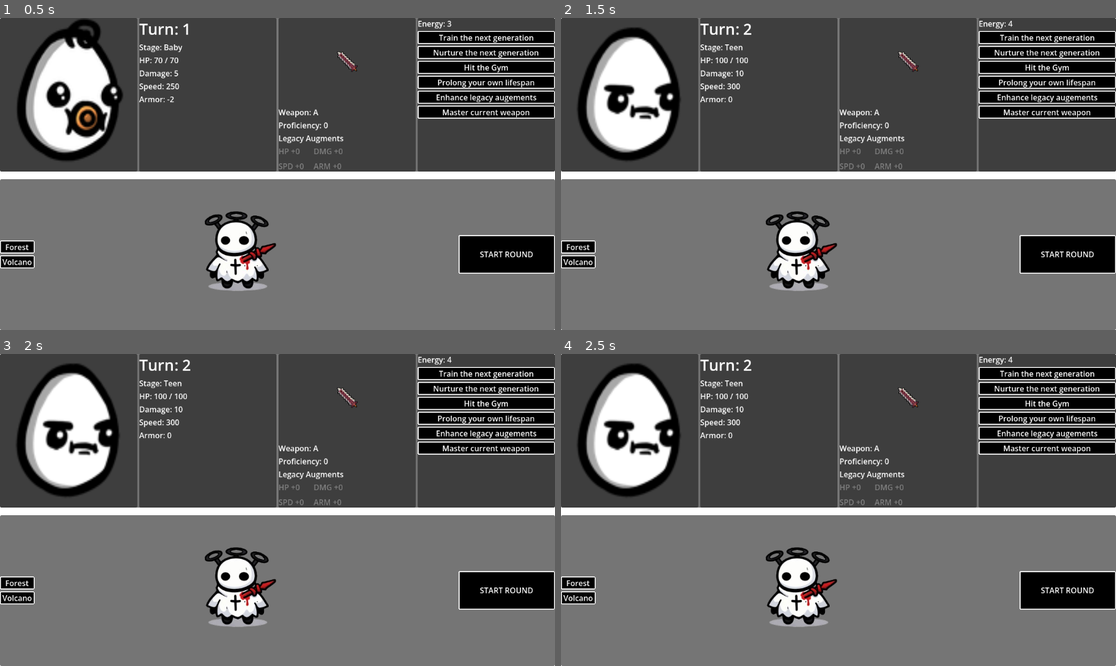
Above: before the commit, frames 1-4 (two rows, left to right).
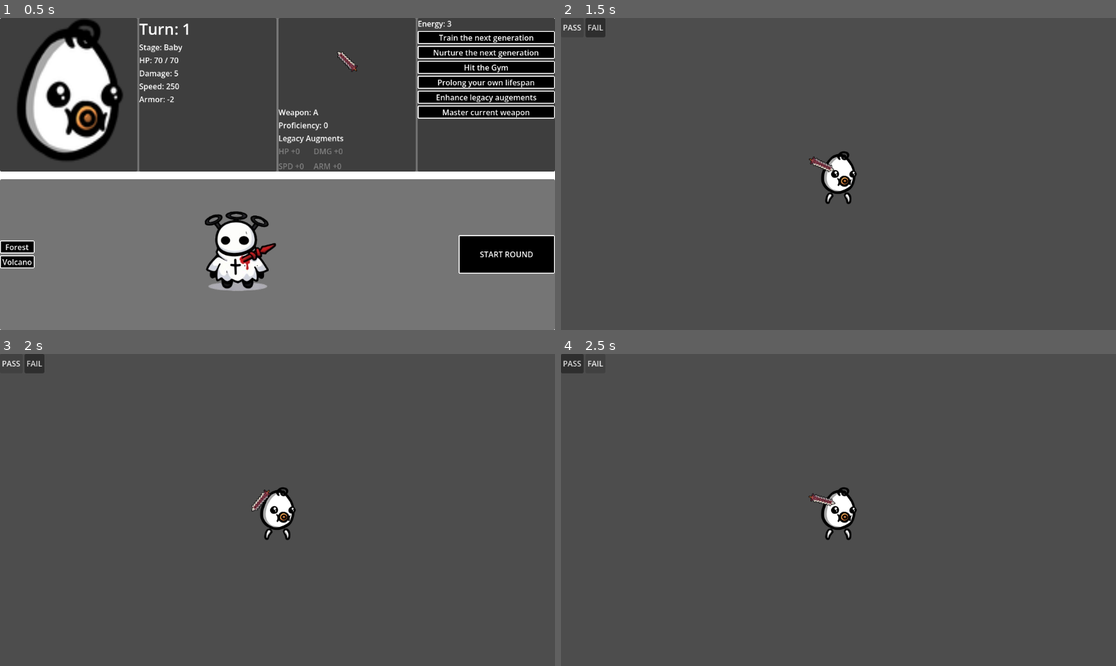
Above: after the commit, the same moments.

Repository: JZ-Zhou-UofC/Calgary-Hacks-2026-John-Vincent
Game: Godot game, scene res://scenes/main.tscn
Same seed, same stepped clock (60 frames per second), same inputs: the game is played once before the commit and once after it.
Inputs (mouse positions are in pixels of both pictures, inside the frame that each line leads up to):
- Up to frame 1 (0.5 s): no input
- Up to frame 2 (1.5 s): click "START ROUND" at 0.5 s; click "PASS" at 1.25 s
- Up to frame 3 (2 s): no input
- Up to frame 4 (2.5 s): click (594, 363) at 2 s, where only the run after the commit has a clickable "FAIL"

Frame 1 is identical in both runs. In frame 2, 65% of the frame differs, in the area x 0-100%, y 0-100%; in frame 3, 65%; in frame 4, 65%.

Commit message:
boss added

Diff:
--- /dev/null
+++ b/scenes/actors/Boss/Boss.tscn
@@ -0,0 +1,8 @@
+[gd_scene format=3 uid="uid://ym0gwsihug14"]
+
+[ext_resource type="Script" uid="uid://b8fh3cpweryao" path="res://scenes/actors/Boss/boss.gd" id="1_n4f6m"]
+
+[node name="Boss" type="CharacterBody2D" unique_id=1345007871]
+script = ExtResource("1_n4f6m")
+
+[node name="Sprite2D" type="Sprite2D" parent="." unique_id=719488050]
--- /dev/null
+++ b/scenes/actors/Boss/boss.gd
@@ -0,0 +1,124 @@
+extends CharacterBody2D
+
+#################################################
+# CONSTANTS
+#################################################
+
+const ARENA_HALF_SIZE = Vector2(600, 400)
+
+#################################################
+# NODE REFERENCES
+#################################################
+
+@onready var sprite: Sprite2D = $Sprite2D
+
+#################################################
+# BOSS TEXTURES BY TURN
+#################################################
+
+var boss_textures = {
+	1: preload("res://assets/characters/young_boss.png"),
+	3: preload("res://assets/characters/prime_boss.png"),
+	6: preload("res://assets/characters/old_boss.png")
+}
+
+#################################################
+# MOVEMENT
+#################################################
+
+@export var speed: float = 400.0
+
+var direction: Vector2 = Vector2.ZERO
+
+#################################################
+# READY
+#################################################
+
+func _ready():
+
+	assign_texture()
+	randomize_direction()
+
+	# Make sure boss renders above background
+	z_index = 10
+
+	print("Boss ready at:", global_position)
+
+#################################################
+# ASSIGN TEXTURE BASED ON TURN
+#################################################
+
+func assign_texture():
+
+	var current_turn = GameState.turn
+
+	var thresholds = boss_textures.keys()
+	thresholds.sort()
+
+	var selected_texture = boss_textures[thresholds[0]]
+
+	for turn_threshold in thresholds:
+		if current_turn >= turn_threshold:
+			selected_texture = boss_textures[turn_threshold]
+
+	sprite.texture = selected_texture
+
+	print("Boss texture set for turn:", current_turn)
+
+#################################################
+# PHYSICS MOVEMENT
+#################################################
+
+func _physics_process(delta):
+
+	velocity = direction * speed
+
+	move_and_slide()
+
+	check_bounds()
+
+#################################################
+# RANDOMIZE MOVEMENT DIRECTION
+#################################################
+
+func randomize_direction():
+
+	direction = Vector2(
+		randf_range(-1, 1),
+		randf_range(-1, 1)
+	).normalized()
+
+#################################################
+# KEEP BOSS INSIDE ARENA
+#################################################
+
+func check_bounds():
+
+	var pos = global_position
+
+	var hit_wall = false
+
+	if pos.x < -ARENA_HALF_SIZE.x:
+		pos.x = -ARENA_HALF_SIZE.x
+		direction.x *= -1
+		hit_wall = true
+
+	elif pos.x > ARENA_HALF_SIZE.x:
+		pos.x = ARENA_HALF_SIZE.x
+		direction.x *= -1
+		hit_wall = true
+
+	if pos.y < -ARENA_HALF_SIZE.y:
+		pos.y = -ARENA_HALF_SIZE.y
+		direction.y *= -1
+		hit_wall = true
+
+	elif pos.y > ARENA_HALF_SIZE.y:
+		pos.y = ARENA_HALF_SIZE.y
+		direction.y *= -1
+		hit_wall = true
+
+	global_position = pos
+
+	if hit_wall:
+		print("Boss bounced at:", pos)
--- a/scenes/arena/arena.gd
+++ b/scenes/arena/arena.gd
@@ -1,23 +1,121 @@
 extends Node2D
 
+#################################################
+# CONSTANTS
+#################################################
 
-func _on_pass_button_pressed():
+const ARENA_SIZE = Vector2(1200, 800)
 
-	handle_stage_end(true)
+#################################################
+# NODE REFERENCES
+#################################################
+
+@onready var background: TextureRect = $Background
+@onready var player_spawn: Marker2D = $PlayerSpawn
+@onready var boss_spawn: Marker2D = $BossSpawn
+@onready var actor_container: Node2D = $ActorContainer
+
+#################################################
+# SCENES
+#################################################
+
+var player_scene = preload("res://scenes/actors/player/Player.tscn")
+var boss_scene = preload("res://scenes/actors/Boss/Boss.tscn")
+
+#################################################
+# BACKGROUND TEXTURES
+#################################################
+
+var background_textures = {
+	"Boss": preload("res://assets/boss_map.png")
+}
+
+#################################################
+# READY
+#################################################
+
+func _ready():
+
+	load_background()
+	spawn_player()
+
+	if GameState.selected_map == "Boss":
+		spawn_boss()
+	else:
+		spawn_normal_enemies()
+
+#################################################
+# LOAD BACKGROUND
+#################################################
+func load_background():
+
+	var texture = background_textures.get(GameState.selected_map)
+
+	if texture == null:
+		push_error("Background not found")
+		return
+
+	background.texture = texture
+
+	# Force exact arena size
+	background.size = ARENA_SIZE
+
+	# Center arena at (0,0)
+	background.position = Vector2(
+		-ARENA_SIZE.x / 2,
+		-ARENA_SIZE.y / 2
+	)
+
+	# Proper scaling
+	background.stretch_mode = TextureRect.STRETCH_SCALE
 
 
-func _on_fail_button_pressed():
 
-	handle_stage_end(false)
+#################################################
+# SPAWN PLAYER
+#################################################
+
+func spawn_player():
+
+	if player_spawn == null or actor_container == null:
+		push_error("Missing PlayerSpawn or ActorContainer")
+		return
+
+	var player = player_scene.instantiate()
+
+	player.global_position = player_spawn.global_position
+
+	actor_container.add_child(player)
+
+#################################################
+# SPAWN BOSS
+#################################################
+const ARENA_HALF_SIZE = Vector2(600, 400)
+
+func spawn_boss():
+
+	var boss = boss_scene.instantiate()
+
+	var corners = [
+		Vector2(-ARENA_HALF_SIZE.x, -ARENA_HALF_SIZE.y), # top-left
+		Vector2( ARENA_HALF_SIZE.x, -ARENA_HALF_SIZE.y), # top-right
+		Vector2(-ARENA_HALF_SIZE.x,  ARENA_HALF_SIZE.y), # bottom-left
+		Vector2( ARENA_HALF_SIZE.x,  ARENA_HALF_SIZE.y)  # bottom-right
+	]
+
+	var chosen_corner = corners.pick_random()
+
+	boss.global_position = chosen_corner
+
+	actor_container.add_child(boss)
+
+	print("Boss spawned at:", chosen_corner)
 
 
-func handle_stage_end(passed: bool):
+#################################################
+# SPAWN NORMAL ENEMIES
+#################################################
 
-	if passed:
-		GameState.gain_energy(4)
-	else:
-		GameState.gain_energy(3)
+func spawn_normal_enemies():
 
-	GameState.advance_turn()
-
-	SceneManager.goto_hub()
+	print("Spawning normal enemies")
--- a/scenes/arena/arena.tscn
+++ b/scenes/arena/arena.tscn
@@ -1,7 +1,6 @@
 [gd_scene format=3 uid="uid://hubpy1gne3cq"]
 
 [ext_resource type="Script" uid="uid://bom05etmr1qaw" path="res://scenes/arena/arena.gd" id="1_8trdl"]
-[ext_resource type="PackedScene" uid="uid://c7f1nbwvru7ak" path="res://scenes/actors/player/player.tscn" id="1_e05a3"]
 
 [sub_resource type="RectangleShape2D" id="RectangleShape2D_1qjuf"]
 
@@ -14,15 +13,7 @@
 [node name="Arena" type="Node2D" unique_id=1769172877]
 script = ExtResource("1_8trdl")
 
-[node name="Background" type="ColorRect" parent="." unique_id=547395792]
-custom_minimum_size = Vector2(-600, 0)
-offset_left = -600.0
-offset_top = -400.0
-offset_right = 600.0
-offset_bottom = 400.0
-color = Color(0.38109186, 0.38109186, 0.38109186, 1)
-
-[node name="Player" parent="." unique_id=680644511 instance=ExtResource("1_e05a3")]
+[node name="Background" type="TextureRect" parent="." unique_id=556539088]
 
 [node name="BorderVisual" type="Line2D" parent="." unique_id=653550992]
 points = PackedVector2Array(-600, -400, 600, -400, 600, 400, -600, 400)
@@ -73,5 +64,11 @@
 layout_mode = 2
 text = "FAIL"
 
+[node name="BossSpawn" type="Marker2D" parent="." unique_id=982885574]
+
+[node name="PlayerSpawn" type="Marker2D" parent="." unique_id=1493516642]
+
+[node name="ActorContainer" type="Node2D" parent="." unique_id=914673634]
+
 [connection signal="pressed" from="CanvasLayer/HBoxContainer/PassButton" to="." method="_on_pass_button_pressed"]
 [connection signal="pressed" from="CanvasLayer/HBoxContainer/FailButton" to="." method="_on_fail_button_pressed"]
Binary file added: assets/boss_map.png
Not shown, added: assets/boss_map.png.import
Not shown, added: scenes/actors/Boss/boss.gd.uid
